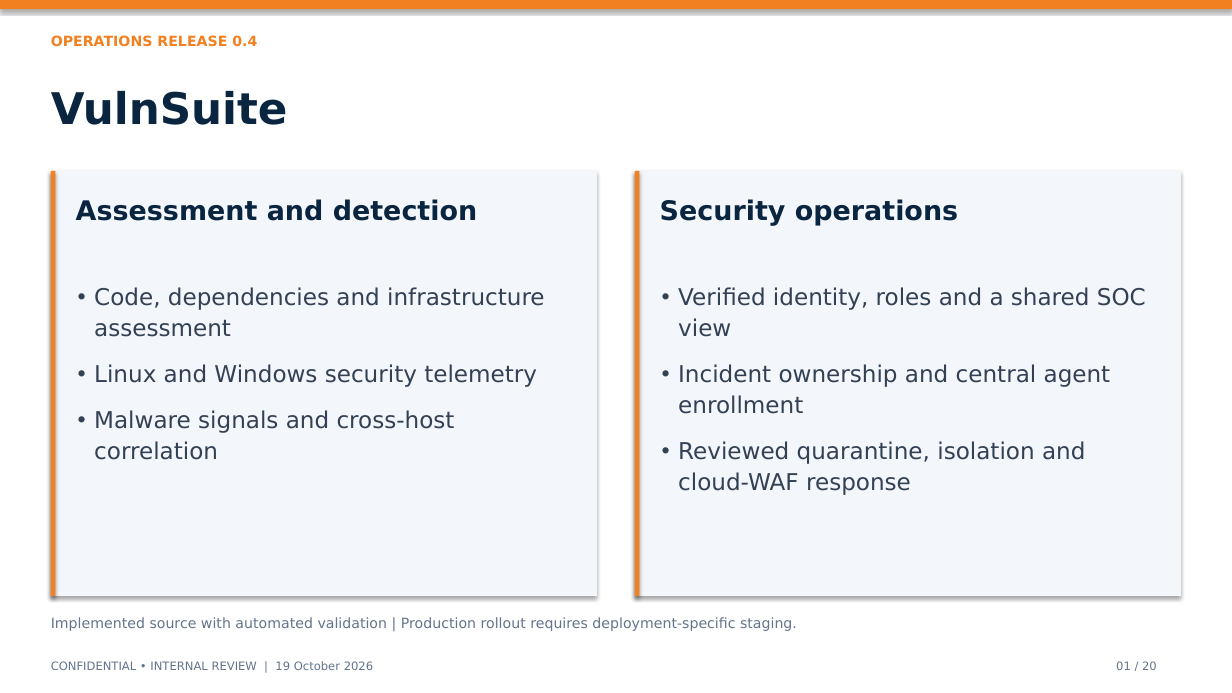
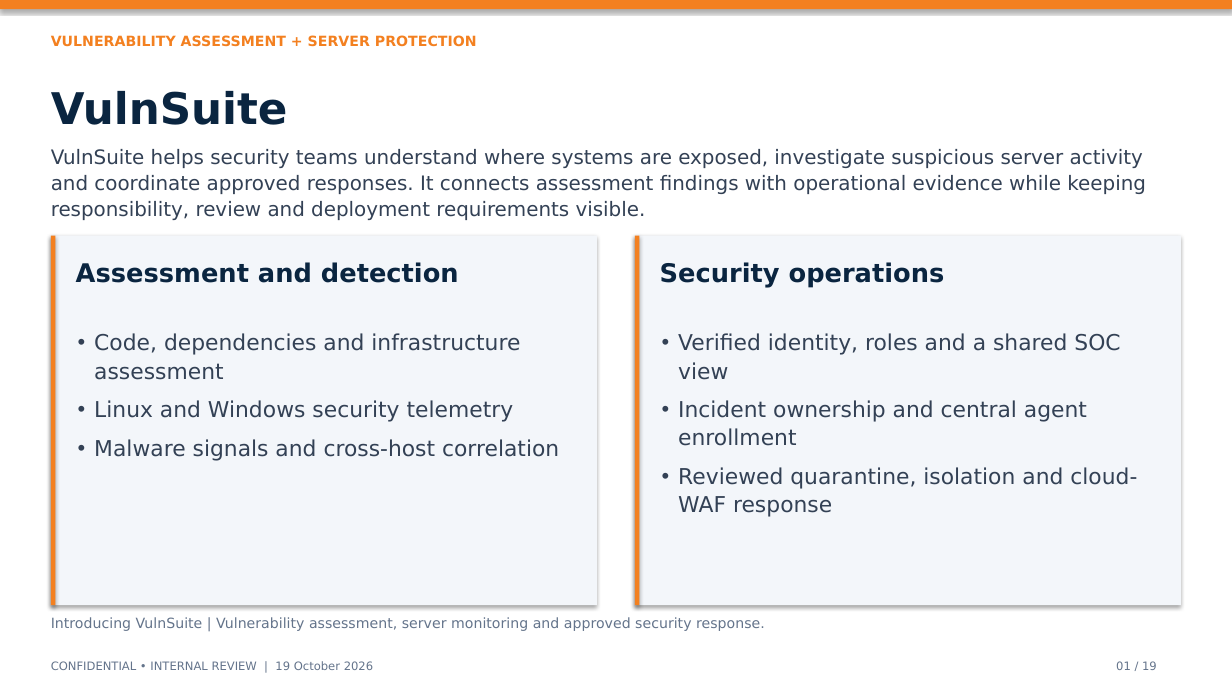
Before and after one commit to harshitrathi14/vulnsuite, a slide deck: slide 1 of VulnSuite_Executive_Deck.pptx. Drawn at 1232x693 pixels with LibreOffice and Linux fonts; fonts in the diff are those of the drawing. Boxes give left, top, right and bottom in pixels: in the first picture for what was removed or moved away, otherwise in the second. Text is boxed around its words. In the diff, an @@ line names an element or a change of style, - is before the commit and + after.

Commit message:
Present VulnSuite as an introduction with feature explanations

```diff
--- a/VulnSuite_Executive_Deck.pptx
+++ b/VulnSuite_Executive_Deck.pptx
@@ text at [51, 35, 477, 47]: text changed @@
-OPERATIONS RELEASE 0.4
+VULNERABILITY ASSESSMENT + SERVER PROTECTION
@@ text added at [51, 149, 1146, 220], 15.5 pt, text #334155 @@
+VulnSuite helps security teams understand where systems are exposed, investigate suspicious server activity and coordinate approved responses. It connects assessment findings with operational evidence while keeping responsibility, review and deployment requirements visible.
@@ rectangle: place and size @@
-rectangle at [51, 171, 597, 596]
+rectangle at [51, 236, 597, 605]
@@ rectangle: place and size @@
-rectangle at [51, 171, 55, 596]
+rectangle at [51, 236, 55, 605]
@@ rectangle: place and size @@
-rectangle at [635, 171, 1181, 596]
+rectangle at [635, 236, 1181, 605]
@@ rectangle: place and size @@
-rectangle at [635, 171, 640, 596]
+rectangle at [635, 236, 640, 605]
@@ text "Assessment and detection": place and size @@
-text "Assessment and detection" at [76, 199, 477, 221]
+text "Assessment and detection" at [76, 262, 459, 283]
@@ text "Assessment and detection" at [76, 262, 459, 283]: size 21 to 20 pt @@
@@ text "Security operations" at [660, 262, 945, 288]: size 21 to 20 pt @@
@@ text "Security operations": place and size @@
-text "Security operations" at [660, 199, 958, 226]
+text "Security operations" at [660, 262, 945, 288]
@@ text "Code, dependencies and infrastructure assessment": place and size @@
-text "Code, dependencies and infrastructure assessment" at [94, 287, 545, 460]
+text "Code, dependencies and infrastructure assessment" at [94, 333, 559, 461]
@@ text "Code, dependencies and infrastructure assessment" at [94, 333, 559, 461]: size 18 to 17 pt; line spacing 24pt to 22pt; less space between paragraphs @@
@@ text "Verified identity, roles and a ..." at [678, 333, 1137, 517]: size 18 to 17 pt; line spacing 24pt to 22pt; less space between paragraphs @@
@@ text "Verified identity, roles and a ...": place and size @@
-text "Verified identity, roles and a ..." at [678, 287, 1146, 495]
+text "Verified identity, roles and a ..." at [678, 333, 1137, 517]
@@ text at [51, 617, 765, 631]: text changed @@
-Implemented source with automated validation | Production rollout requires deployment-specific staging.
+Introducing VulnSuite | Vulnerability assessment, server monitoring and approved security response.
@@ text at [1116, 661, 1157, 670]: text changed @@
-01 / 20
+01 / 19
```
Also in this commit, not shown: 16 other slides changed, 2 slides added, 3 slides removed, 14 other files.
